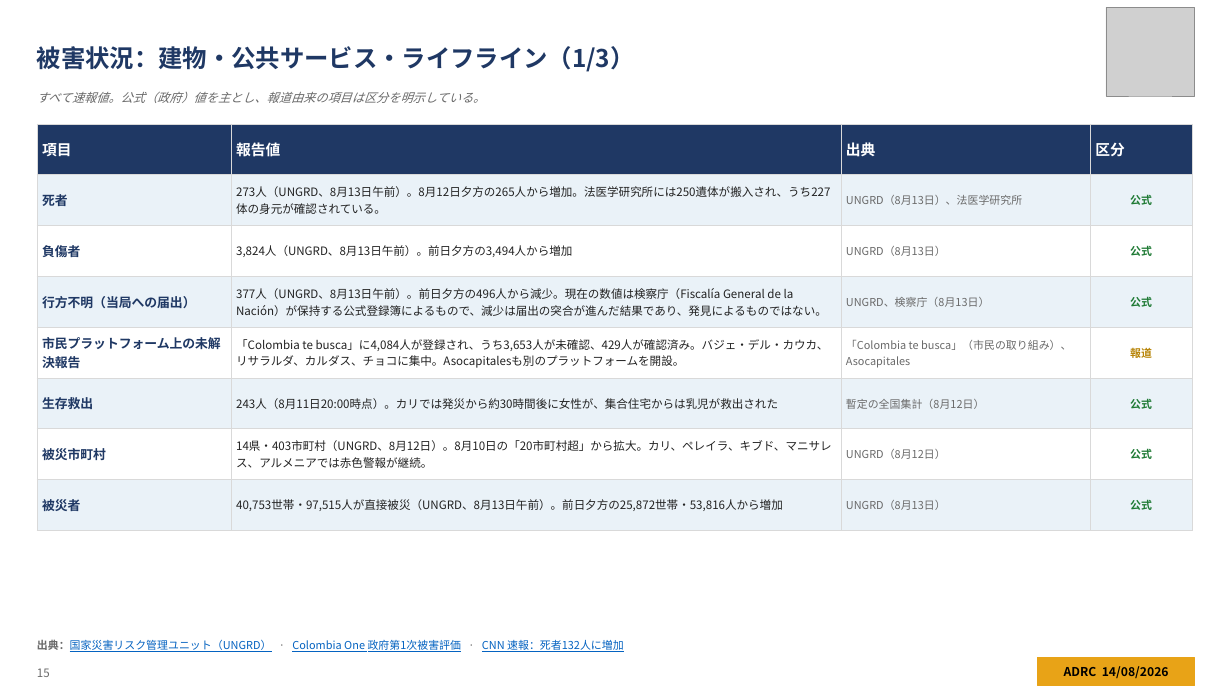
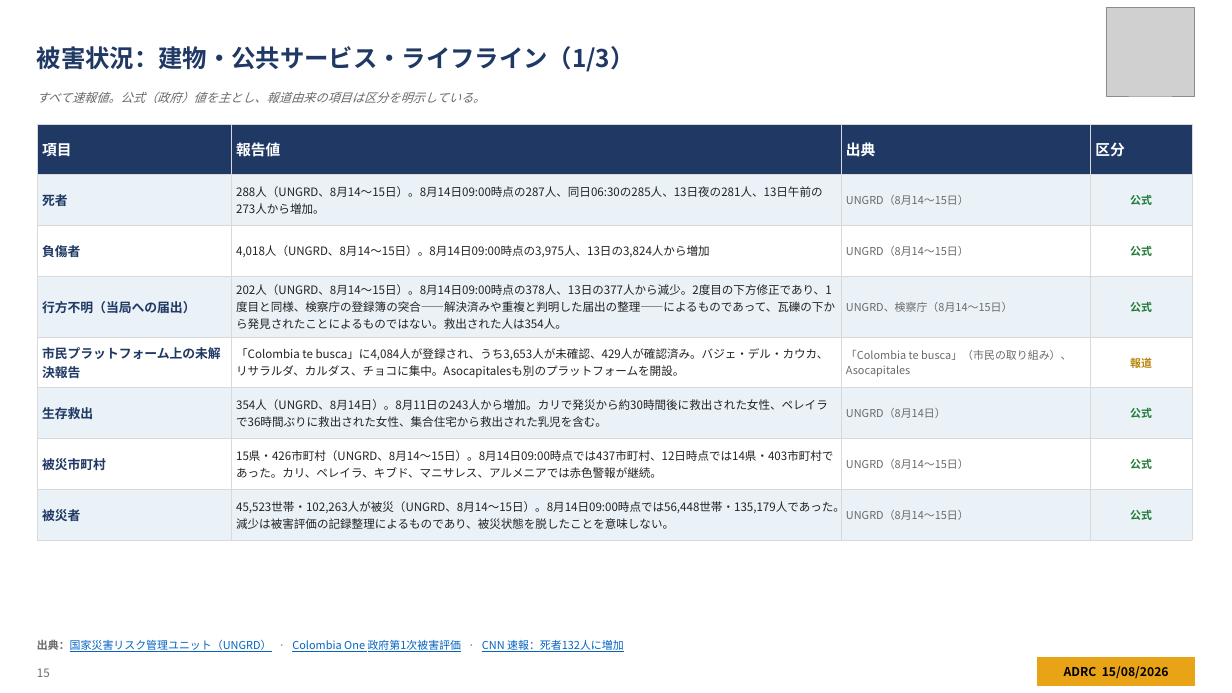
Before and after one commit to kochobi-max/whatsmap, a slide deck: slide 15 of reports/colombia_eq_20260810/output/ADRC_EQ_COL_Choco_20260810_JA.pptx. Drawn at 1232x693 pixels with LibreOffice and Linux fonts; fonts in the diff are those of the drawing; grey boxes stand for pictures. Boxes give left, top, right and bottom in pixels: in the first picture for what was removed or moved away, otherwise in the second. Text is boxed around its words. In the diff, an @@ line names an element or a change of style, - is before the commit and + after.

```diff
--- a/reports/colombia_eq_20260810/output/ADRC_EQ_COL_Choco_20260810_JA.pptx
+++ b/reports/colombia_eq_20260810/output/ADRC_EQ_COL_Choco_20260810_JA.pptx
@@ table at bbox=[37, 124, 1192, 533] @@
-row 2, column 2: 273人（UNGRD、8月13日午前）。8月12日夕方の265人から増加。法医学研究所には250遺体が搬入され、うち227体の身元が確認されている。
+row 2, column 2: 288人（UNGRD、8月14〜15日）。8月14日09:00時点の287人、同日06:30の285人、13日夜の281人、13日午前の273人から増加。
-row 2, column 3: UNGRD（8月13日）、法医学研究所
+row 2, column 3: UNGRD（8月14〜15日）
-row 3, column 2: 3,824人（UNGRD、8月13日午前）。前日夕方の3,494人から増加
+row 3, column 2: 4,018人（UNGRD、8月14〜15日）。8月14日09:00時点の3,975人、13日の3,824人から増加
-row 3, column 3: UNGRD（8月13日）
+row 3, column 3: UNGRD（8月14〜15日）
-row 4, column 2: 377人（UNGRD、8月13日午前）。前日夕方の496人から減少。現在の数値は検察庁（Fiscalía General de la Nación）が保持する公式登録簿によるもので、減少は届出の突合が進んだ結果であり、発見によるものではない。
+row 4, column 2: 202人（UNGRD、8月14〜15日）。8月14日09:00時点の378人、13日の377人から減少。2度目の下方修正であり、1度目と同様、検察庁の登録簿の突合——解決済みや重複と判明した届出の整理——によるものであって、瓦礫の下から発見されたことによるものではない。救出された人は354人。
-row 4, column 3: UNGRD、検察庁（8月13日）
+row 4, column 3: UNGRD、検察庁（8月14〜15日）
-row 6, column 2: 243人（8月11日20:00時点）。カリでは発災から約30時間後に女性が、集合住宅からは乳児が救出された
+row 6, column 2: 354人（UNGRD、8月14日）。8月11日の243人から増加。カリで発災から約30時間後に救出された女性、ペレイラで36時間ぶりに救出された女性、集合住宅から救出された乳児を含む。
-row 6, column 3: 暫定の全国集計（8月12日）
+row 6, column 3: UNGRD（8月14日）
-row 7, column 2: 14県・403市町村（UNGRD、8月12日）。8月10日の「20市町村超」から拡大。カリ、ペレイラ、キブド、マニサレス、アルメニアでは赤色警報が継続。
+row 7, column 2: 15県・426市町村（UNGRD、8月14〜15日）。8月14日09:00時点では437市町村、12日時点では14県・403市町村であった。カリ、ペレイラ、キブド、マニサレス、アルメニアでは赤色警報が継続。
-row 7, column 3: UNGRD（8月12日）
+row 7, column 3: UNGRD（8月14〜15日）
-row 8, column 2: 40,753世帯・97,515人が直接被災（UNGRD、8月13日午前）。前日夕方の25,872世帯・53,816人から増加
+row 8, column 2: 45,523世帯・102,263人が被災（UNGRD、8月14〜15日）。8月14日09:00時点では56,448世帯・135,179人であった。減少は被害評価の記録整理によるものであり、被災状態を脱したことを意味しない。
-row 8, column 3: UNGRD（8月13日）
+row 8, column 3: UNGRD（8月14〜15日）
@@ text at bbox=[1064, 666, 1169, 678]: text changed @@
-ADRC 14/08/2026
+ADRC 15/08/2026
```
Also in this commit, not shown: 32 other slides changed, 2 slides added, 8 other files.
